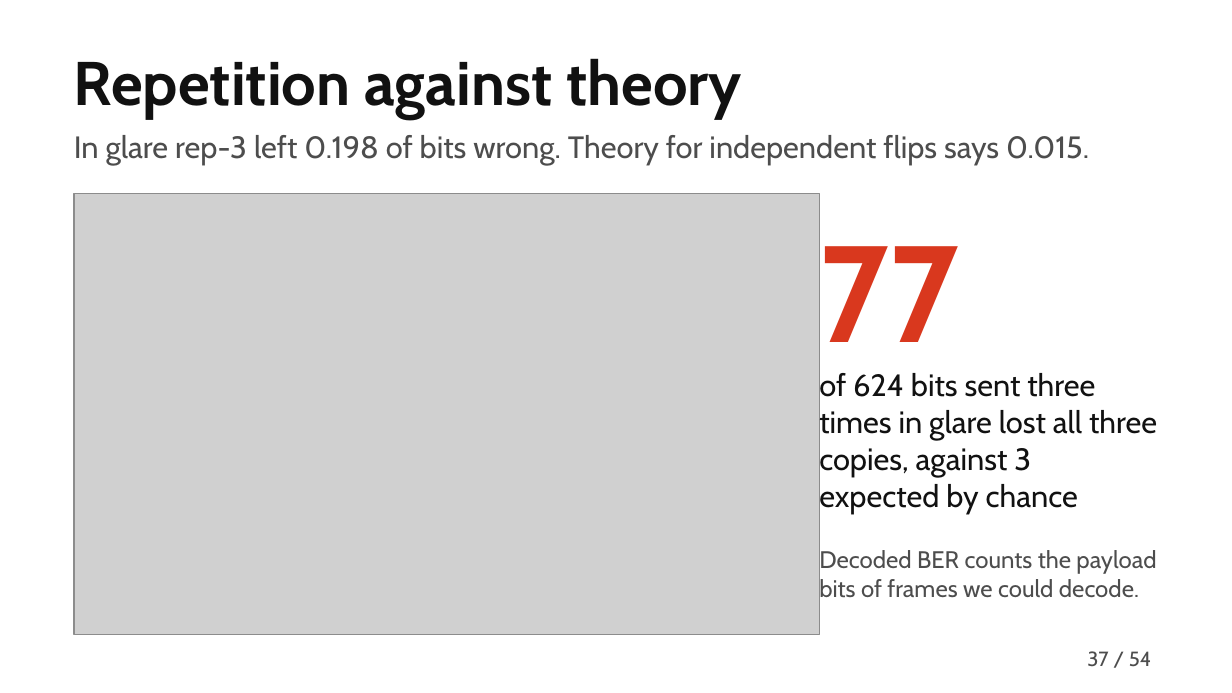
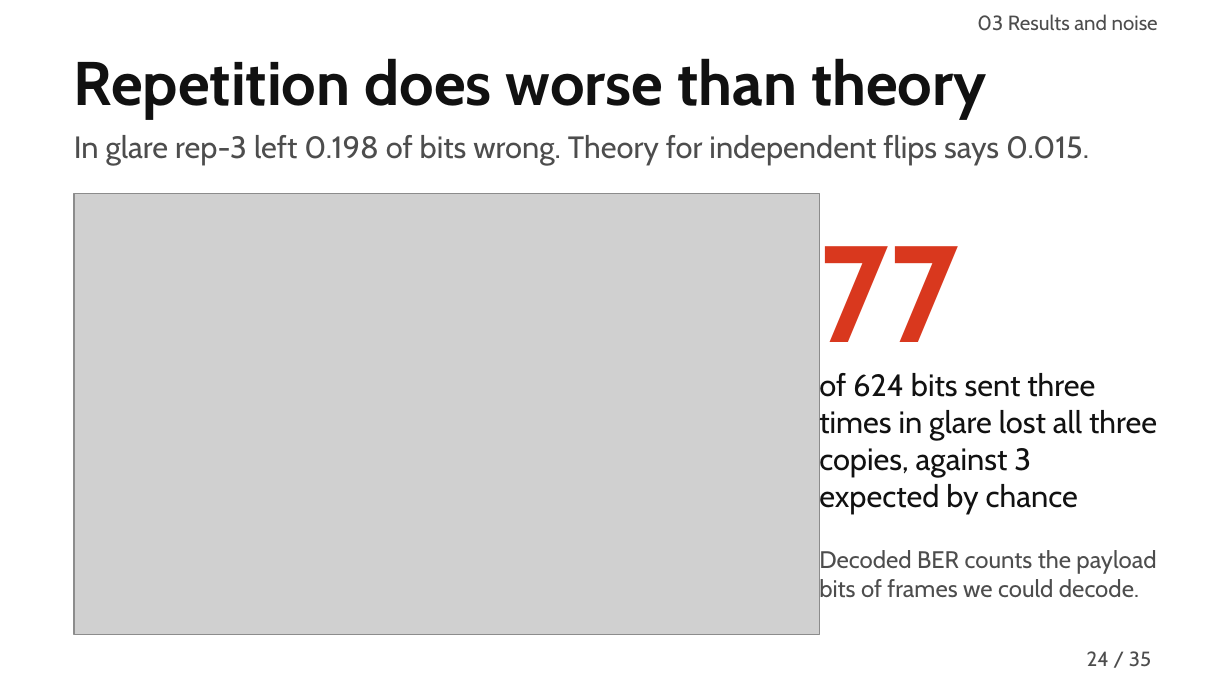
Before and after one commit to MuhammadMaazA/SamplingCW, a slide deck: slide 24 of presentation/gridlink-presentation.pptx (slide 37 before the commit). Drawn at 1232x693 pixels with LibreOffice and Linux fonts; fonts in the diff are those of the drawing; grey boxes stand for pictures. Boxes give left, top, right and bottom in pixels: in the first picture for what was removed or moved away, otherwise in the second. Text is boxed around its words. In the diff, an @@ line names an element or a change of style, - is before the commit and + after.

```diff
--- a/presentation/gridlink-presentation.pptx
+++ b/presentation/gridlink-presentation.pptx
@@ text added at (977,14,1158,31), 12 pt, text #4D4D4D @@
+03 Results and noise
@@ title at (74,58,987,119): text changed @@
-Repetition against theory
+Repetition does worse than theory
@@ page number at (1087,651,1109,666): text changed @@
-37
+24
@@ text at (1129,651,1151,667): text changed @@
-/ 54
+/ 35
```
Also in this commit, not shown: 31 other slides changed, 1 slide added, 20 slides removed, 20 other files.
